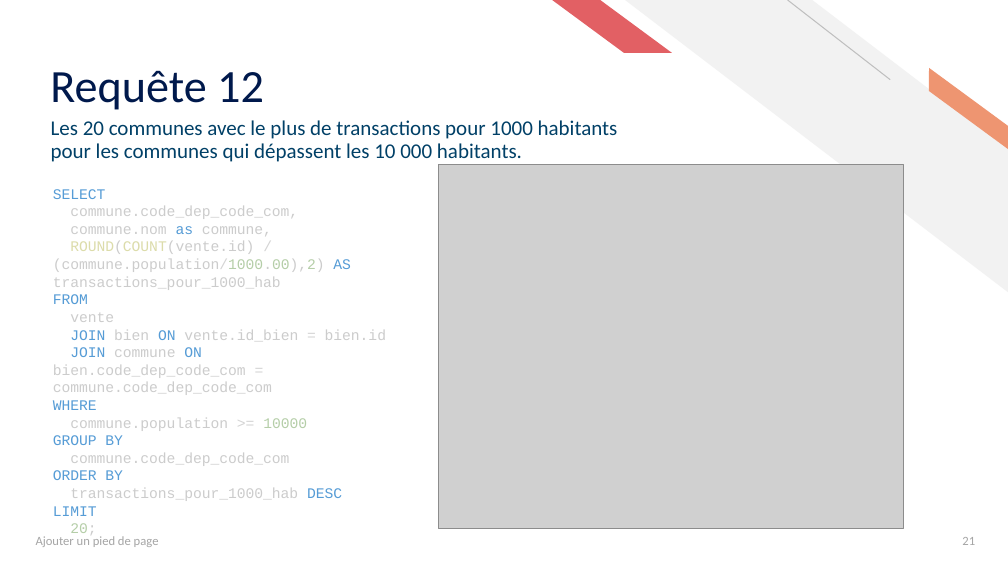
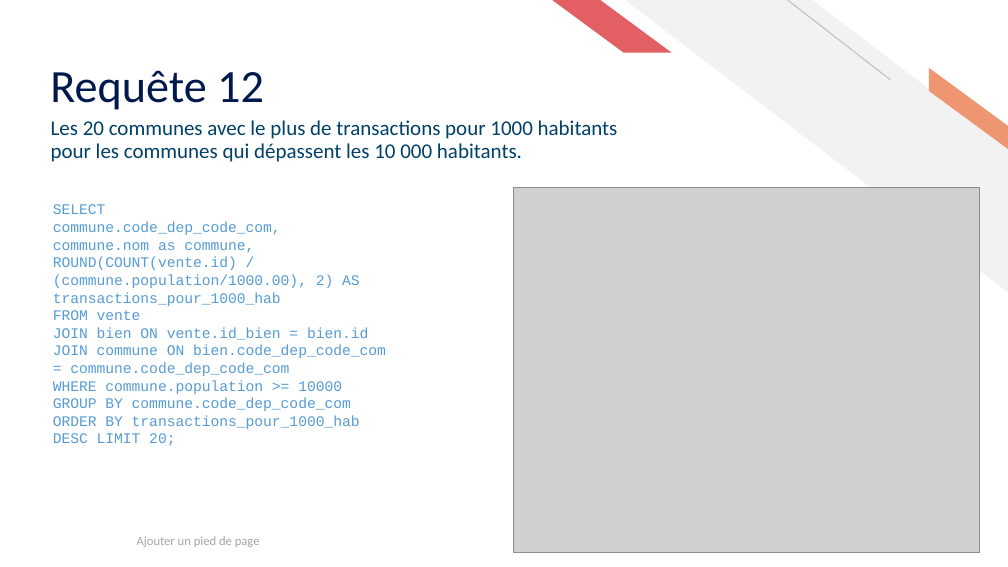
Before and after one commit to ziedbelhocine/Cours-OC, a slide deck: slide 21 of Data_Analyst/Projet_5/Présentation_P5+DA.pptx. Drawn at 1008x567 pixels with LibreOffice and Linux fonts; fonts in the diff are those of the drawing; grey boxes stand for pictures. Boxes give left, top, right and bottom in pixels: in the first picture for what was removed or moved away, otherwise in the second. Text is boxed around its words. In the diff, an @@ line names an element or a change of style, - is before the commit and + after.

```diff
--- a/Data_Analyst/Projet_5/Présentation_P5+DA.pptx
+++ b/Data_Analyst/Projet_5/Présentation_P5+DA.pptx
@@ text "SELECT": place and size @@
-text "SELECT" at [53, 189, 386, 534]
+text "SELECT" at [53, 204, 386, 446]
@@ picture: place and size @@
-picture at [438, 164, 904, 528]
+picture at [514, 187, 980, 551]
@@ text at [53, 221, 386, 376]: text colour #CCCCCC to #569CD6 in "commune.code_dep_code_com,", "commune.nom commune,", "bien vente.id_bien bien.id", "commune bien.code_dep_code_com commune.code_dep_code_com"; text colour #D4D4D4 to #569CD6 in "=", "=" @@
@@ text at [53, 257, 360, 320]: text changed; text colour #CCCCCC to #569CD6 @@
-ROUND(COUNT(vente.id) / (commune.population/1000.00),2) AS transactions_pour_1000_hab
-FROM
-vente
+ROUND(COUNT(vente.id) / (commune.population/1000.00), 2) AS transactions_pour_1000_hab
+FROM vente
@@ text at [53, 380, 360, 446]: text changed; text colour #CCCCCC to #569CD6 @@
-WHERE
-commune.population >= 10000
-GROUP BY
-commune.code_dep_code_com
-ORDER BY
-transactions_pour_1000_hab DESC
-LIMIT
-20;
+WHERE commune.population >= 10000
+GROUP BY commune.code_dep_code_com
+ORDER BY transactions_pour_1000_hab DESC LIMIT 20;
@@ text "Ajouter un pied de page" at [137, 536, 260, 547]: alignment left to centre @@
@@ page number removed at [962, 537, 975, 545] @@
-21
```
Also in this commit, not shown: 18 other slides changed, 5 other files.
